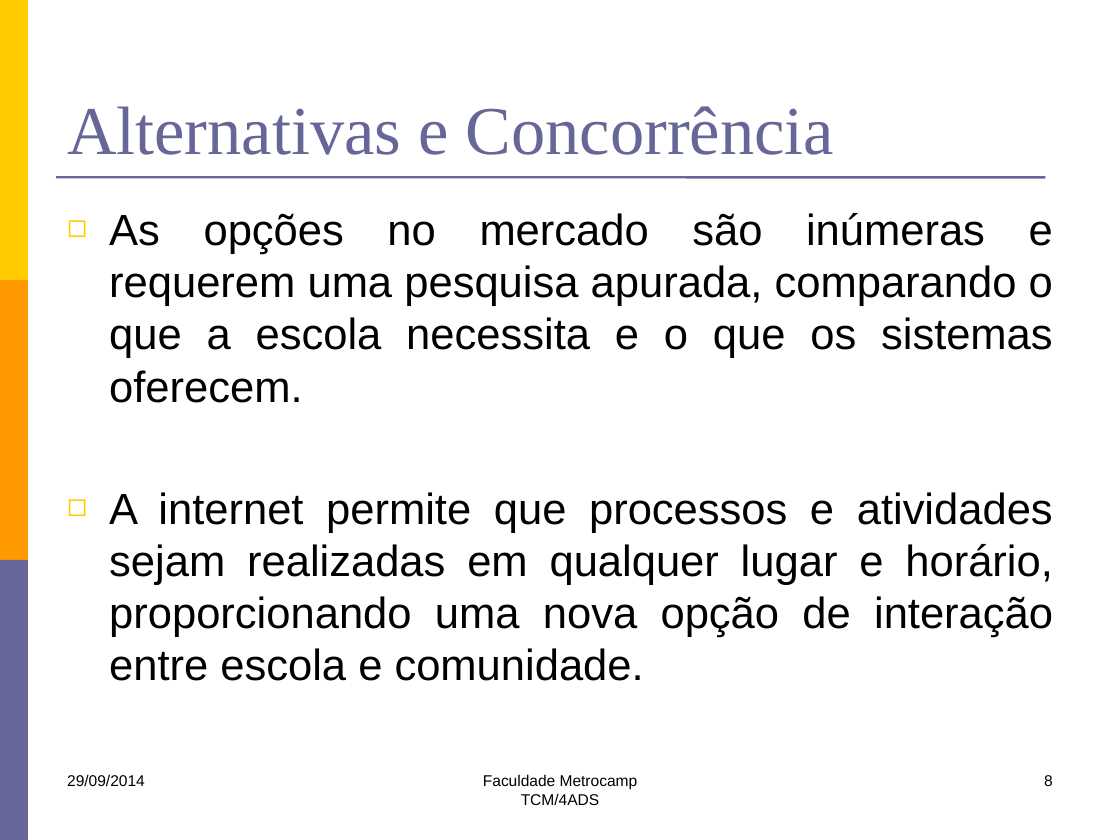
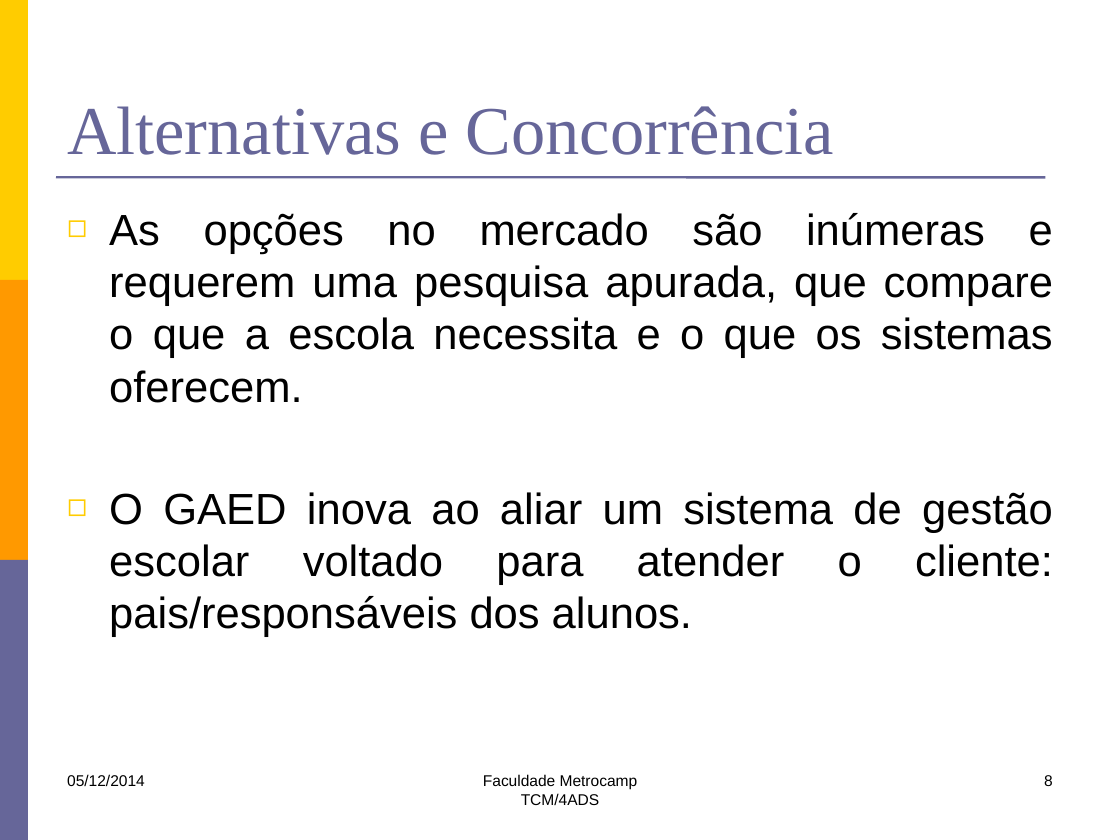
Before and after one commit to lfernandobra/pi5g1s14, a slide deck: slide 8 of documentacao/G5_Apresentacao2sem2014 final.pptx. Drawn at 1120x840 pixels with LibreOffice and Linux fonts; fonts in the diff are those of the drawing. Boxes give left, top, right and bottom in pixels: in the first picture for what was removed or moved away, otherwise in the second. Text is boxed around its words. In the diff, an @@ line names an element or a change of style, - is before the commit and + after.

```diff
--- a/documentacao/G5_Apresentacao2sem2014 final.pptx
+++ b/documentacao/G5_Apresentacao2sem2014 final.pptx
@@ text at (x1=109, y1=213, x2=1053, y2=637): text changed @@
-◻ As opções no mercado são inúmeras e requerem uma pesquisa apurada, comparando o que a escola necessita e o que os sistemas oferecem.
-◻ A internet permite que processos e atividades sejam realizadas em qualquer lugar e horário, proporcionando uma nova opção de interação entre escola e comunidade.
+◻ As opções no mercado são inúmeras e requerem uma pesquisa apurada, que compare o que a escola necessita e o que os sistemas oferecem.
+◻ O GAED inova ao aliar um sistema de gestão escolar voltado para atender o cliente: pais/responsáveis dos alunos.
@@ text at (x1=67, y1=774, x2=145, y2=786): text changed @@
-29/09/2014
+05/12/2014
```
Also in this commit, not shown: 23 other slides changed, 3 slides added, 2 slides removed.
